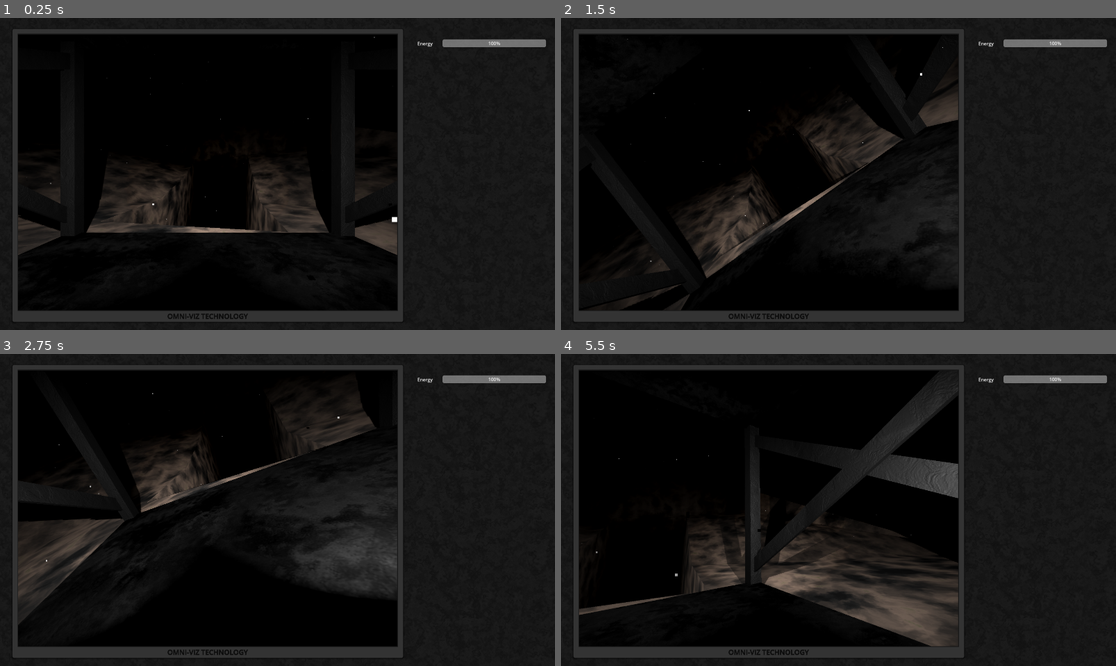
Above: before the commit, frames 1-4 (two rows, left to right).
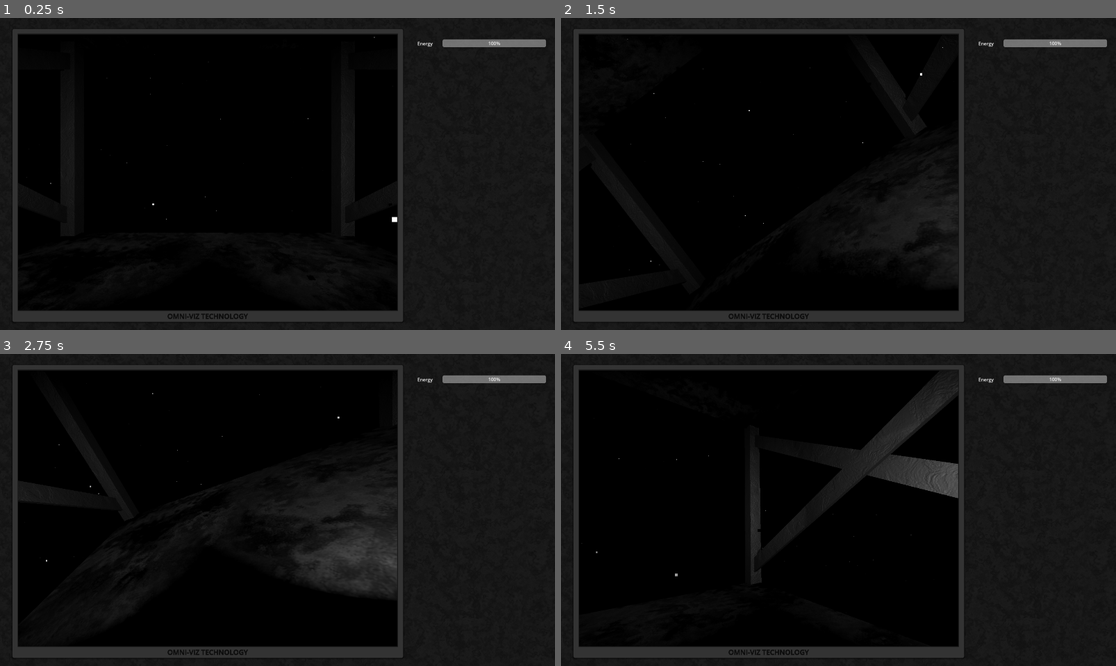
Above: after the commit, the same moments.

Repository: AlnisS/mines-of-enceladus
Game: Godot game, scene res://main.tscn
Two runs of this game, one before a commit and one after it. Both use one fixed random seed, a clock stepped at 60 frames per second and the inputs below.
Inputs:
- Up to frame 1 (0.25 s): no input
- Up to frame 2 (1.5 s): tap Enter at 0.5 s; hold E (rov_roll_right) 0.53-1.28 s; hold Shift (rov_translate_sprint) 0.53-1.28 s; hold W (rov_pitch_down) from 1.28 s (still down); tap Shift (rov_translate_sprint) at 1.35 s
- Up to frame 3 (2.75 s): release W (rov_pitch_down) at 2.03 s; hold E (rov_roll_right) from 2.03 s (still down); hold Shift (rov_translate_sprint) from 2.03 s (still down)
- Up to frame 4 (5.5 s): release E (rov_roll_right) at 2.78 s; release Shift (rov_translate_sprint) at 2.78 s; hold S (rov_pitch_up) 2.78-3.53 s; tap Shift (rov_translate_sprint) at 2.85, 4.35 s; hold Shift (rov_translate_sprint) 3.53-4.28 s; hold Q (rov_roll_left) 3.53-5.03 s; hold W (rov_pitch_down) from 5.03 s (still down); hold Shift (rov_translate_sprint) from 5.03 s (still down)

The runs differ from the first frame. In frame 1, 6.4% of the frame differs, in the area x 3-72%, y 45-76%; in frame 2, 5.9%; in frame 3, 6.9%; in frame 4, 9.5%, in the area x 3-72%, y 47-94%.

Commit message:
Bigger map

Diff:
--- a/main.tscn
+++ b/main.tscn
@@ -1,7 +1,8 @@
-[gd_scene load_steps=22 format=3 uid="uid://dr3rs27k1thwn"]
+[gd_scene load_steps=19 format=3 uid="uid://dr3rs27k1thwn"]
 
 [ext_resource type="Script" uid="uid://ds015jldkradl" path="res://main.gd" id="1_ig7tw"]
 [ext_resource type="AudioStream" uid="uid://c7xygtod3o8cy" path="res://assets/audio/ambiance.mp3" id="2_0xm2m"]
+[ext_resource type="PackedScene" uid="uid://14dlbq6mme2p" path="res://things/site/site.tscn" id="2_1bvp3"]
 [ext_resource type="PackedScene" uid="uid://d3w68fj6vmwv7" path="res://things/station/station.tscn" id="3_h2yge"]
 
 [sub_resource type="Gradient" id="Gradient_0xm2m"]
@@ -67,28 +68,6 @@
 material = SubResource("StandardMaterial3D_0xm2m")
 size = Vector2(0.01, 0.01)
 
-[sub_resource type="Gradient" id="Gradient_7dm0k"]
-offsets = PackedFloat32Array(0.10209424, 0.2853403, 0.8375706, 0.99293786)
-colors = PackedColorArray(0, 0, 0, 1, 0.15127608, 0.15127608, 0.15127608, 1, 0.71, 0.60776, 0.53959996, 1, 0.5047527, 0.5024661, 0.37283012, 1)
-
-[sub_resource type="FastNoiseLite" id="FastNoiseLite_ig7tw"]
-noise_type = 3
-fractal_type = 2
-domain_warp_enabled = true
-domain_warp_type = 2
-domain_warp_amplitude = 50.0
-domain_warp_frequency = 0.001
-
-[sub_resource type="NoiseTexture2D" id="NoiseTexture2D_0xm2m"]
-noise = SubResource("FastNoiseLite_ig7tw")
-color_ramp = SubResource("Gradient_7dm0k")
-seamless = true
-
-[sub_resource type="StandardMaterial3D" id="StandardMaterial3D_h2yge"]
-albedo_texture = SubResource("NoiseTexture2D_0xm2m")
-uv1_scale = Vector3(0.3, 0.3, 0.3)
-uv1_triplanar = true
-
 [sub_resource type="Environment" id="Environment_7dm0k"]
 background_mode = 1
 ambient_light_source = 2
@@ -217,69 +196,6 @@
 attenuation = 0.75786155
 radius = 0.8
 
-[node name="CSGCombiner3D" type="CSGCombiner3D" parent="."]
-material_override = SubResource("StandardMaterial3D_h2yge")
-use_collision = true
-
-[node name="Ground" type="CSGBox3D" parent="CSGCombiner3D"]
-transform = Transform3D(1, 0, 0, 0, 1, 0, 0, 0, 1, 0, -5.4451904, 0)
-size = Vector3(49.838867, 9.890381, 67.37109)
-
-[node name="Rock1" type="CSGBox3D" parent="CSGCombiner3D"]
-transform = Transform3D(0.96493864, 0.25441852, -0.06453372, -0.2624755, 0.93531877, -0.23724532, 0, 0.2458657, 0.9693039, -2.7181761, -1.5324919, -3.855924)
-size = Vector3(5.5664063, 3.3100586, 10)
-
-[node name="Rock2" type="CSGBox3D" parent="CSGCombiner3D"]
-transform = Transform3D(0.26807705, -0.16550495, -0.9490748, -0.2624755, 0.93531877, -0.2372453, 0.92695266, 0.31270888, 0.20729652, 1.3742592, -2.5555258, -2.850103)
-size = Vector3(9.206543, 4.158203, 10)
-
-[node name="Rock3" type="CSGBox3D" parent="CSGCombiner3D"]
-transform = Transform3D(0.26807705, -0.16550493, -0.9490748, -0.9223227, 0.24049678, -0.3024598, 0.27830803, 0.95643574, -0.08817728, -0.25341797, -2.7194328, -12.957159)
-size = Vector3(5, 15.067627, 13.314941)
-
-[node name="Rock4" type="CSGBox3D" parent="CSGCombiner3D"]
-transform = Transform3D(-0.37582538, -0.8292898, -0.413562, -0.9041523, 0.23031794, 0.35980853, -0.20313472, 0.50914824, -0.8363638, 9.751269, -3.1773727, -8.143629)
-size = Vector3(5, 15.877563, 13.314941)
-
-[node name="Rock5" type="CSGBox3D" parent="CSGCombiner3D"]
-transform = Transform3D(-0.1541226, 0.6166698, -0.77198756, -0.9036014, 0.22809151, 0.36259997, 0.39968815, 0.75345373, 0.52206963, -2.9088078, -4.558675, -19.131187)
-size = Vector3(5, 15.877563, 13.314941)
-
-[node name="VerticalTunnel1" type="CSGBox3D" parent="CSGCombiner3D"]
-transform = Transform3D(-0.117995046, -0.9901989, 0.074720606, -0.7672291, 0.0431367, -0.6399209, 0.6304258, -0.13283539, -0.76479954, 0.29033694, -1.5353963, -5.323491)
-operation = 2
-size = Vector3(3.6622314, 1.8026123, 13.275848)
-
-[node name="Tunnel1" type="CSGBox3D" parent="CSGCombiner3D"]
-transform = Transform3D(0.99877095, 0, -0.049564485, 0, 1, 0, 0.049564485, 0, 0.99877095, 0, -5.942859, -1.3952637)
-operation = 2
-size = Vector3(3, 3, 21.790527)
-
-[node name="Tunnel2" type="CSGBox3D" parent="CSGCombiner3D"]
-transform = Transform3D(1, 0, 0, 0, 1, 0, 0, 0, 1, 6, -5.942859, 0)
-operation = 2
-size = Vector3(3, 3, 19)
-
-[node name="Tunnel3" type="CSGBox3D" parent="CSGCombiner3D"]
-transform = Transform3D(1, 0, 0, 0, 1, 0, 0, 0, 1, -6, -5.942859, 0)
-operation = 2
-size = Vector3(3, 3, 19)
-
-[node name="Tunnel4" type="CSGBox3D" parent="CSGCombiner3D"]
-transform = Transform3D(0.25881907, 0, 0.9659258, 0, 1, 0, -0.9659258, 0, 0.25881907, 2.5028517, -5.942859, 5.473281)
-operation = 2
-size = Vector3(3, 3, 19)
-
-[node name="Tunnel5" type="CSGBox3D" parent="CSGCombiner3D"]
-transform = Transform3D(0.25881907, 0, 0.9659258, 0, 1, 0, -0.9659258, 0, 0.25881907, -2.876167, -5.942859, -2.0501785)
-operation = 2
-size = Vector3(3, 3, 19)
-
-[node name="Tunnel6" type="CSGBox3D" parent="CSGCombiner3D"]
-transform = Transform3D(-0.027764603, 0, 0.9996145, 0, 1, 0, -0.9996145, 0, -0.027764603, -2.876167, -5.942859, -10.612553)
-operation = 2
-size = Vector3(3, 3, 19)
-
 [node name="WorldEnvironment" type="WorldEnvironment" parent="."]
 environment = SubResource("Environment_7dm0k")
 
@@ -332,5 +248,7 @@
 grow_vertical = 2
 theme_override_styles/panel = SubResource("StyleBoxFlat_h2yge")
 
+[node name="Site" parent="." instance=ExtResource("2_1bvp3")]
+
 [connection signal="dock_entered" from="Station" to="." method="_on_station_dock_entered"]
 [connection signal="dock_exited" from="Station" to="." method="_on_station_dock_exited"]
--- /dev/null
+++ b/things/site/site.tscn
@@ -0,0 +1,243 @@
+[gd_scene load_steps=6 format=3 uid="uid://14dlbq6mme2p"]
+
+[ext_resource type="PackedScene" uid="uid://jpflharyltmh" path="res://things/tunnel/tunnel.tscn" id="1_0aet1"]
+
+[sub_resource type="Gradient" id="Gradient_0aet1"]
+offsets = PackedFloat32Array(0.10209424, 0.2853403, 0.8375706, 0.99293786)
+colors = PackedColorArray(0, 0, 0, 1, 0.15127608, 0.15127608, 0.15127608, 1, 0.71, 0.60776, 0.53959996, 1, 0.5047527, 0.5024661, 0.37283012, 1)
+
+[sub_resource type="FastNoiseLite" id="FastNoiseLite_y2kku"]
+noise_type = 3
+fractal_type = 2
+domain_warp_enabled = true
+domain_warp_type = 2
+domain_warp_amplitude = 50.0
+domain_warp_frequency = 0.001
+
+[sub_resource type="NoiseTexture2D" id="NoiseTexture2D_0xm2m"]
+noise = SubResource("FastNoiseLite_y2kku")
+color_ramp = SubResource("Gradient_0aet1")
+seamless = true
+
+[sub_resource type="StandardMaterial3D" id="StandardMaterial3D_38c6h"]
+albedo_texture = SubResource("NoiseTexture2D_0xm2m")
+uv1_scale = Vector3(0.3, 0.3, 0.3)
+uv1_triplanar = true
+
+[node name="Site" type="Node3D"]
+
+[node name="CSGCombiner3D" type="CSGCombiner3D" parent="."]
+material_override = SubResource("StandardMaterial3D_38c6h")
+use_collision = true
+
+[node name="ROCKS" type="CSGCombiner3D" parent="CSGCombiner3D"]
+visible = false
+
+[node name="Ground" type="CSGBox3D" parent="CSGCombiner3D/ROCKS"]
+transform = Transform3D(1, 0, 0, 0, 1, 0, 0, 0, 1, -9.475098, -10.26947, -9.782227)
+size = Vector3(68.78906, 19.53894, 86.93555)
+
+[node name="Rock1" type="CSGBox3D" parent="CSGCombiner3D/ROCKS"]
+transform = Transform3D(0.96493864, 0.25441852, -0.06453372, -0.2624755, 0.93531877, -0.23724532, 0, 0.2458657, 0.9693039, -2.7181761, -1.5324919, -3.855924)
+size = Vector3(5.5664063, 3.3100586, 10)
+
+[node name="Rock2" type="CSGBox3D" parent="CSGCombiner3D/ROCKS"]
+transform = Transform3D(0.26807705, -0.16550495, -0.9490748, -0.2624755, 0.93531877, -0.2372453, 0.92695266, 0.31270888, 0.20729652, 1.3742592, -2.5555258, -2.850103)
+size = Vector3(9.206543, 4.158203, 10)
+
+[node name="Rock3" type="CSGBox3D" parent="CSGCombiner3D/ROCKS"]
+transform = Transform3D(0.26807705, -0.16550493, -0.9490748, -0.9223227, 0.24049678, -0.3024598, 0.27830803, 0.95643574, -0.08817728, -0.25341797, -2.7194328, -12.957159)
+size = Vector3(5, 15.067627, 13.314941)
+
+[node name="Rock4" type="CSGBox3D" parent="CSGCombiner3D/ROCKS"]
+transform = Transform3D(-0.37582538, -0.8292898, -0.413562, -0.9041523, 0.23031794, 0.35980853, -0.20313472, 0.50914824, -0.8363638, 9.751269, -3.1773727, -8.143629)
+size = Vector3(5, 15.877563, 13.314941)
+
+[node name="Rock5" type="CSGBox3D" parent="CSGCombiner3D/ROCKS"]
+transform = Transform3D(-0.1541226, 0.6166698, -0.77198756, -0.9036014, 0.22809151, 0.36259997, 0.39968815, 0.75345373, 0.52206963, -2.9088078, -4.558675, -19.131187)
+size = Vector3(5, 15.877563, 13.314941)
+
+[node name="Tunnel6" parent="CSGCombiner3D" instance=ExtResource("1_0aet1")]
+transform = Transform3D(-0.11799502, -0.99019885, 0.07472056, 0.76722914, -0.043136783, 0.6399207, -0.6304258, 0.13283527, 0.76479965, 0.39363468, 2.6774533, -0.23167849)
+type = 1
+length = 20.0
+
+[node name="VerticalTunnel1" type="CSGBox3D" parent="CSGCombiner3D"]
+transform = Transform3D(-0.117995046, -0.9901989, 0.074720606, -0.7672291, 0.0431367, -0.6399209, 0.6304258, -0.13283539, -0.76479954, 0.39363474, -2.4200575, -6.380791)
+visible = false
+operation = 2
+size = Vector3(3.6622314, 1.8026123, 16.040756)
+
+[node name="Tunnel1" type="CSGBox3D" parent="CSGCombiner3D"]
+transform = Transform3D(0.99877095, 0, -0.049564485, 0, 1, 0, 0.049564485, 0, 0.99877095, 0, -5.942859, -1.3952637)
+visible = false
+operation = 2
+size = Vector3(3, 3, 21.790527)
+
+[node name="Tunnel2" type="CSGBox3D" parent="CSGCombiner3D"]
+transform = Transform3D(1, 0, 0, 0, 1, 0, 0, 0, 1, 6, -5.942859, 0)
+visible = false
+operation = 2
+size = Vector3(3, 3, 19)
+
+[node name="Tunnel3" type="CSGBox3D" parent="CSGCombiner3D"]
+transform = Transform3D(1, 0, 0, 0, 1, 0, 0, 0, 1, -6, -5.942859, 0)
+visible = false
+operation = 2
+size = Vector3(3, 3, 19)
+
+[node name="Tunnel4" type="CSGBox3D" parent="CSGCombiner3D"]
+transform = Transform3D(0.25881907, 0, 0.9659258, 0, 1, 0, -0.9659258, 0, 0.25881907, 2.5028517, -5.942859, 5.473281)
+visible = false
+operation = 2
+size = Vector3(3, 3, 19)
+
+[node name="Tunnel5" type="CSGBox3D" parent="CSGCombiner3D"]
+transform = Transform3D(0.25881907, 0, 0.9659258, 0, 1, 0, -0.9659258, 0, 0.25881907, -2.876167, -5.942859, -2.0501785)
+visible = false
+operation = 2
+size = Vector3(3, 3, 19)
+
+[node name="Tunnel6__" type="CSGBox3D" parent="CSGCombiner3D"]
+transform = Transform3D(-0.027764603, 0, 0.9996145, 0, 1, 0, -0.9996145, 0, -0.027764603, -2.876167, -5.942859, -10.612553)
+visible = false
+operation = 2
+size = Vector3(3, 3, 19)
+
+[node name="Tunnel" parent="CSGCombiner3D" instance=ExtResource("1_0aet1")]
+transform = Transform3D(0.9996042, 0, -0.028130995, 0, 1, 0, 0.028130995, 0, 0.9996042, -1.5337102, -8.04035, 0)
+type = 0
+length = 50.0
+
+[node name="Tunnel7" parent="CSGCombiner3D" instance=ExtResource("1_0aet1")]
+transform = Transform3D(0.9988709, 0, 0.047507428, 0, 1, 0, -0.047507428, 0, 0.9988709, 8.4662895, -8.04035, 0)
+type = 0
+length = 50.0
+
+[node name="Tunnel8" parent="CSGCombiner3D" instance=ExtResource("1_0aet1")]
+transform = Transform3D(0.9994978, 0, 0.031689875, 0, 1, 0, -0.031689875, 0, 0.9994978, -10.141426, -8.04035, 0)
+type = 0
+length = 50.0
+
+[node name="Tunnel9" parent="CSGCombiner3D" instance=ExtResource("1_0aet1")]
+transform = Transform3D(0.071358144, 0, -0.9974504, 0, 1, 0, 0.9974504, 0, 0.071358144, -11.5337105, -8.04035, -2)
+type = 1
+length = 20.0
+
+[node name="Tunnel10" parent="CSGCombiner3D" instance=ExtResource("1_0aet1")]
+transform = Transform3D(-0.14439069, 0, -0.9895204, 0, 1, 0, 0.9895204, 0, -0.14439069, -11.5337105, -8.04035, -13.041046)
+type = 1
+length = 20.0
+
+[node name="Tunnel11" parent="CSGCombiner3D" instance=ExtResource("1_0aet1")]
+transform = Transform3D(0.11901047, 0, -0.9928926, 0, 1, 0, 0.9928926, 0, 0.11901047, -11.5337105, -8.04035, -24.363464)
+type = 1
+length = 20.0
+
+[node name="Tunnel12" parent="CSGCombiner3D" instance=ExtResource("1_0aet1")]
+transform = Transform3D(-0.08268644, 0, -0.99657536, 0, 1, 0, 0.99657536, 0, -0.08268644, -11.769954, -8.04035, -38.3023)
+type = 1
+length = 20.0
+
+[node name="Tunnel13" parent="CSGCombiner3D" instance=ExtResource("1_0aet1")]
+transform = Transform3D(-0.08268644, 0, -0.99657536, 0, 1, 0, 0.99657536, 0, -0.08268644, -11.754415, -8.04035, -47.469883)
+type = 1
+length = 20.0
+
+[node name="Tunnel14" parent="CSGCombiner3D" instance=ExtResource("1_0aet1")]
+transform = Transform3D(0.52416426, 0, 0.85161716, 0, 1, 0, -0.85161716, 0, 0.52416426, 14.950523, -12.04035, -13.134949)
+type = 1
+length = 50.0
+
+[node name="Tunnel15" parent="CSGCombiner3D" instance=ExtResource("1_0aet1")]
+transform = Transform3D(0.45829278, 0, 0.88880134, 0, 1, 0, -0.88880134, 0, 0.45829278, 19.950523, -12.04035, -21.795204)
+type = 1
+length = 50.0
+
+[node name="Tunnel16" parent="CSGCombiner3D" instance=ExtResource("1_0aet1")]
+transform = Transform3D(0.4723046, 0, 0.8814354, 0, 1, 0, -0.8814354, 0, 0.4723046, 10.646666, -12.04035, -5.6804495)
+type = 1
+length = 50.0
+
+[node name="Tunnel17" parent="CSGCombiner3D" instance=ExtResource("1_0aet1")]
+transform = Transform3D(0.8994965, 0, -0.4369272, 0, 1, 0, 0.4369272, 0, 0.8994965, 8.218472, -12.04035, -5.474695)
+type = 0
+length = 20.0
+
+[node name="Tunnel18" parent="CSGCombiner3D" instance=ExtResource("1_0aet1")]
+transform = Transform3D(0.7847544, 0, -0.6198061, 0, 1, 0, 0.6198061, 0, 0.7847544, -1.3433535, -12.04035, -10.995218)
+type = 0
+length = 20.0
+
+[node name="Tunnel19" parent="CSGCombiner3D" instance=ExtResource("1_0aet1")]
+transform = Transform3D(0.9193757, 0, -0.39338028, 0, 1, 0, 0.39338028, 0, 0.9193757, -11.148857, -12.04035, -16.656427)
+type = 0
+length = 20.0
+
+[node name="Tunnel20" parent="CSGCombiner3D" instance=ExtResource("1_0aet1")]
+transform = Transform3D(0.82171637, 0, -0.5698962, 0, 1, 0, 0.5698962, 0, 0.82171637, -23.338364, -12.04035, -23.421251)
+type = 0
+length = 20.0
+
+[node name="Tunnel21" parent="CSGCombiner3D" instance=ExtResource("1_0aet1")]
+transform = Transform3D(0.82171637, 0, -0.5698962, 0, 1, 0, 0.5698962, 0, 0.82171637, -31.269955, -12.04035, -28.018501)
+type = 0
+length = 20.0
+
+[node name="Tunnel22" parent="CSGCombiner3D" instance=ExtResource("1_0aet1")]
+transform = Transform3D(-0.47544003, 0, 0.8797481, 0, 1, 0, -0.8797481, 0, -0.47544003, 8.81744, -18.04035, -28.782038)
+type = 1
+length = 30.0
+
+[node name="Tunnel23" parent="CSGCombiner3D" instance=ExtResource("1_0aet1")]
+transform = Transform3D(-0.5405782, 0, 0.84129375, 0, 1, 0, -0.84129375, 0, -0.5405782, 3.817438, -18.04035, -37.44229)
+type = 1
+length = 30.0
+
+[node name="Tunnel24" parent="CSGCombiner3D" instance=ExtResource("1_0aet1")]
+transform = Transform3D(-0.5271932, 0, 0.8497455, 0, 1, 0, -0.8497455, 0, -0.5271932, 13.121296, -18.04035, -21.327538)
+type = 1
+length = 30.0
+
+[node name="Tunnel25" parent="CSGCombiner3D" instance=ExtResource("1_0aet1")]
+transform = Transform3D(0.8281383, 0, 0.5605233, 0, 1, 0, -0.5605233, 0, 0.8281383, 12.085388, -18.04035, -19.121782)
+type = 2
+length = 20.0
+
+[node name="Tunnel26" parent="CSGCombiner3D" instance=ExtResource("1_0aet1")]
+transform = Transform3D(0.929145, 0, 0.36971426, 0, 1, 0, -0.36971426, 0, 0.929145, 4.085829, -18.04035, -14.839402)
+type = 2
+length = 20.0
+
+[node name="Tunnel27" parent="CSGCombiner3D" instance=ExtResource("1_0aet1")]
+transform = Transform3D(0.8003652, 0, 0.59951264, 0, 1, 0, -0.59951264, 0, 0.8003652, -7.2819395, -18.04035, -7.9400487)
+type = 2
+length = 20.0
+
+[node name="Tunnel28" parent="CSGCombiner3D" instance=ExtResource("1_0aet1")]
+transform = Transform3D(0.90440273, 0, 0.42667922, 0, 1, 0, -0.42667922, 0, 0.90440273, 0.00015377998, -18.04035, -12.264574)
+type = 2
+length = 20.0
+
+[node name="Tunnel29" parent="CSGCombiner3D" instance=ExtResource("1_0aet1")]
+transform = Transform3D(0.90440273, 0, 0.42667922, 0, 1, 0, -0.42667922, 0, 0.90440273, -4.545105, -18.04035, -9.466903)
+type = 2
+length = 20.0
+
+[node name="Tunnel30" parent="CSGCombiner3D" instance=ExtResource("1_0aet1")]
+transform = Transform3D(1, 0, 0, 0, -4.371139e-08, 1, 0, -1, -4.371139e-08, -1.5337102, -4.0403495, -11)
+length = 14.81
+
+[node name="Tunnel31" parent="CSGCombiner3D" instance=ExtResource("1_0aet1")]
+transform = Transform3D(1, 0, 0, 0, -4.371139e-08, 1, 0, -1, -4.371139e-08, -1.5337102, -4.0403495, -32.526814)
+length = 14.81
+
+[node name="CSGPolygon3D" type="CSGPolygon3D" parent="CSGCombiner3D"]
+transform = Transform3D(1, 0, 0, 0, -1, -8.742278e-08, 0, 8.742278e-08, -1, 9.236034, -12.515383, -27.449503)
+operation = 2
+polygon = PackedVector2Array(-2.7242808, -0.4999194, -3.9305086, 3.1153784, -2.7333179, 5.623234, 1.0782433, 5.230998, 6.8881645, 3.9517193, 3.0578976, 0.25634956, 3.2779446, -1.3158951, 1.0023575, -2.2609272)
+
+[node name="CSGPolygon3D2" type="CSGPolygon3D" parent="CSGCombiner3D"]
+transform = Transform3D(1, 0, 0, 0, -0.99499995, -0.09987557, 0, 0.09987557, -0.99499995, 9.236034, -12.612472, -28.062735)
+operation = 2
+polygon = PackedVector2Array(-2.7242808, -0.4999194, -3.9305086, 3.1153784, -2.7333179, 5.623234, 1.0782433, 5.230998, 6.8881645, 3.9517193, 3.0578976, 0.25634956, 3.2779446, -1.3158951, 1.0023575, -2.2609272)
--- /dev/null
+++ b/things/tunnel/tunnel.gd
@@ -0,0 +1,31 @@
+@tool
+
+extends CSGCombiner3D
+
+enum TunnelType { HEMI, HEMI_SMALL, HEMI_TINY, BOX }
+
+@export var type := TunnelType.BOX:
+	set(value):
+		type = value
+		$SurfaceHemi.hide()
+		$SurfaceHemiSmall.hide()
+		$SurfaceHemiTiny.hide()
+		$SurfaceBox.hide()
+		match value:
+			TunnelType.HEMI:
+				$SurfaceHemi.show()
+			TunnelType.HEMI_SMALL:
+				$SurfaceHemiSmall.show()
+			TunnelType.HEMI_TINY:
+				$SurfaceHemiTiny.show()
+			TunnelType.BOX:
+				$SurfaceBox.show()
+
+@export var length := 10.0:
+	set(value):
+		length = value
+		$SurfaceHemi.depth = value
+		$SurfaceHemiSmall.depth = value
+		$SurfaceHemiTiny.depth = value
+		$SurfaceBox.size.z = value
+		$SurfaceBox.position.z = -value / 2.0
--- /dev/null
+++ b/things/tunnel/tunnel.tscn
@@ -0,0 +1,26 @@
+[gd_scene load_steps=2 format=3 uid="uid://jpflharyltmh"]
+
+[ext_resource type="Script" uid="uid://dj3xvjc5jvcp1" path="res://things/tunnel/tunnel.gd" id="1_a5b7n"]
+
+[node name="Tunnel" type="CSGCombiner3D"]
+operation = 2
+script = ExtResource("1_a5b7n")
+
+[node name="SurfaceHemi" type="CSGPolygon3D" parent="."]
+visible = false
+polygon = PackedVector2Array(-1.7, 2, -2, 1.7, -2, 0.3, -1.7, 0, 1.7, 0, 2, 0.3, 2, 1.7, 1.7, 2)
+depth = 10.0
+
+[node name="SurfaceHemiSmall" type="CSGPolygon3D" parent="."]
+visible = false
+polygon = PackedVector2Array(-1, 1.2, -1.2, 1, -1.2, 0.2, -1, 0, 1, 0, 1.2, 0.2, 1.2, 1, 1, 1.2)
+depth = 10.0
+
+[node name="SurfaceHemiTiny" type="CSGPolygon3D" parent="."]
+visible = false
+polygon = PackedVector2Array(-0.4, 1, -0.6, 0.8, -0.6, 0.2, -0.4, 0, 0.4, 0, 0.6, 0.2, 0.6, 0.8, 0.4, 1)
+depth = 10.0
+
+[node name="SurfaceBox" type="CSGBox3D" parent="."]
+transform = Transform3D(1, 0, 0, 0, 1, 0, 0, 0, 1, 0, 1.5, -5)
+size = Vector3(3, 3, 10)
Not shown, added: things/tunnel/tunnel.gd.uid
